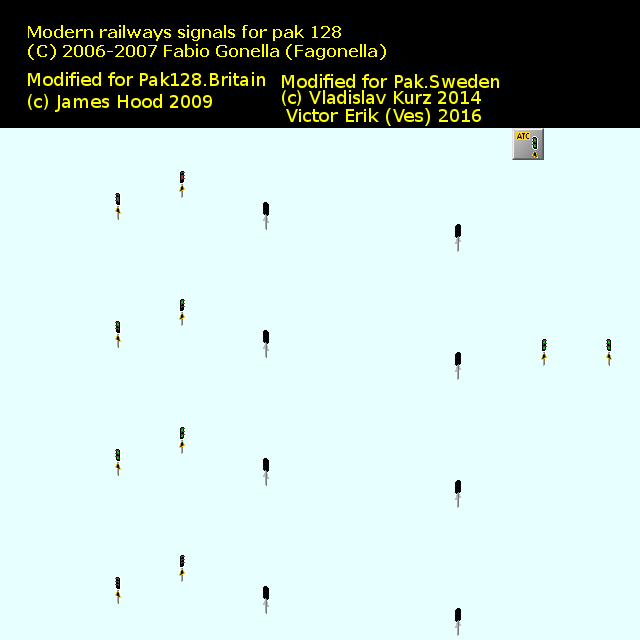
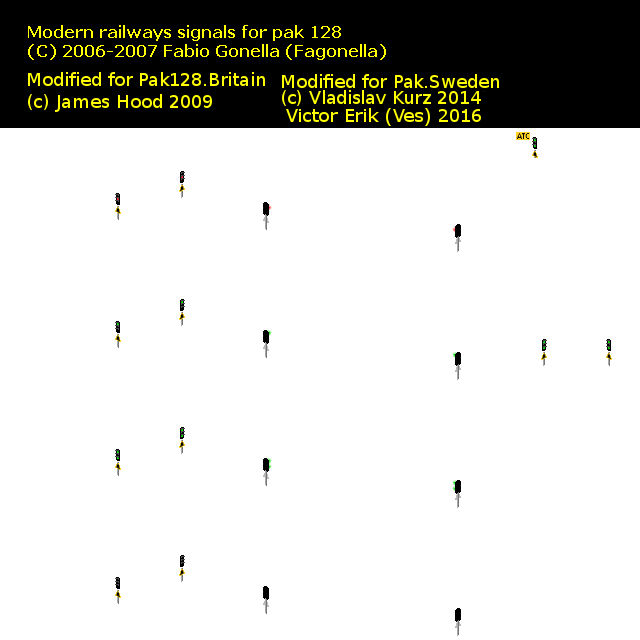
Layer changes from the first 640px x 640px image to the second:
added layer "Flare" above "signals_1.png" over (267, 204, 457, 491)
hid "Bakgrund'" over (0, 128, 640, 640)
